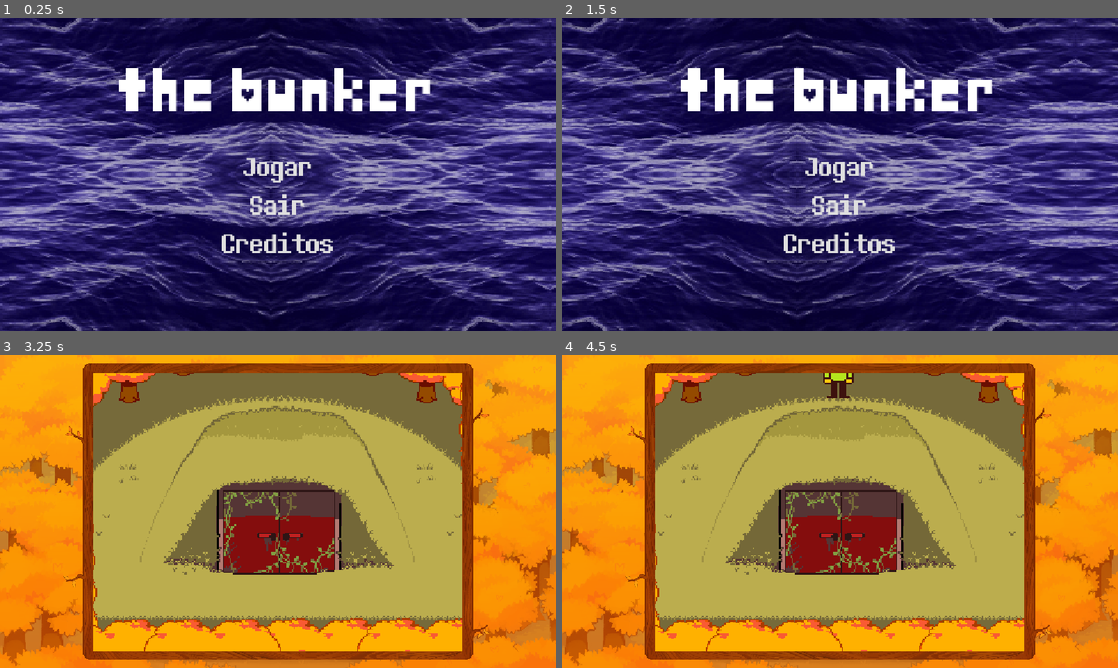
Above: before the commit, frames 1-4 (two rows, left to right).
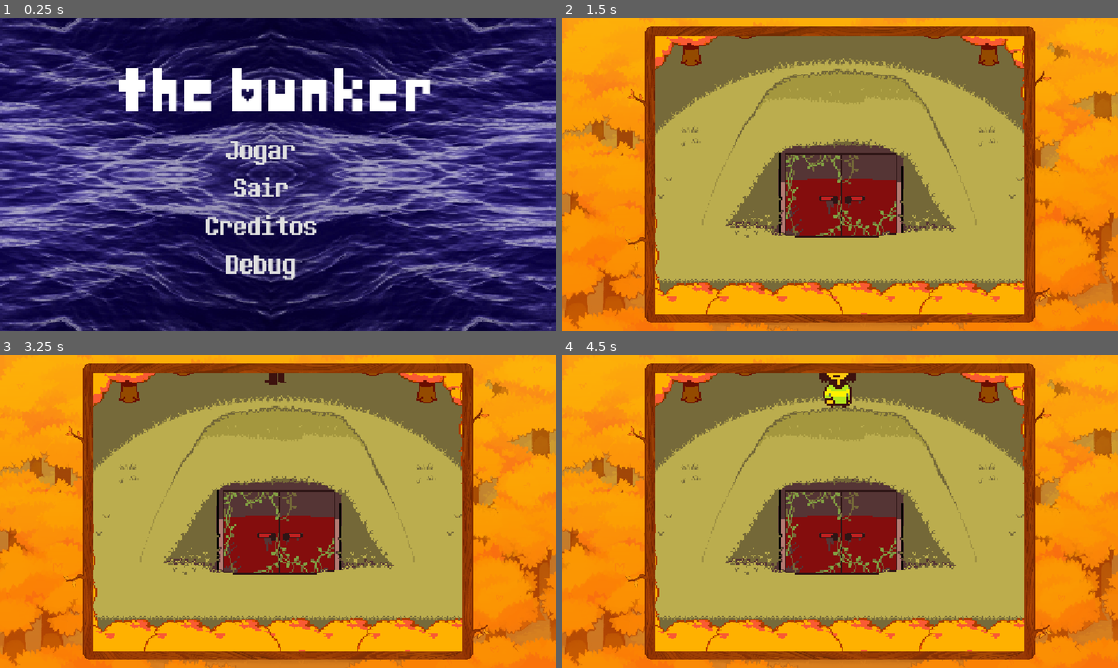
Above: after the commit, the same moments.

Repository: victorslx345/The-Bunker
Game: Godot game, scene res://cenas/menu.tscn
Two runs of this game, one before a commit and one after it. Both use one fixed random seed, a clock stepped at 60 frames per second and the inputs below.
Inputs (mouse positions are in pixels of both pictures, inside the frame that each line leads up to):
- Up to frame 1 (0.25 s): no input
- Up to frame 2 (1.5 s): click (823, 265) at 0.5 s, where only the run after the commit has a clickable "Debug"; click (678, 61) at 1.25 s, where only the run after the commit has a clickable "Bunker"
- Up to frame 3 (3.25 s): click (278, 505) at 2 s, where only the run before the commit has a clickable "Jogar"; tap Enter (ui_accept) at 2.75, 3.02 s; hold Right (ui_right) from 2.78 s (still down); tap Z (interagir) at 2.85 s
- Up to frame 4 (4.5 s): tap Z (interagir) at 3.6, 4.35 s; tap Enter (ui_accept) at 3.77 s; release Right (ui_right) at 4.28 s; hold Left (ui_left) from 4.28 s (still down)

The runs differ from the first frame. In frame 1, 3.0% of the frame differs, in the area x 37-60%, y 39-84%; in frame 2, 100%, in the area x 0-100%, y 0-100%; in frame 3, 0.1%; in frame 4, 0.5%.

Commit message:
v0.63
Adcionado botao DEBUG (apenas para o desinvolvimento) mudei a movimentação e adcionado cenario base da cena 'LAB_INICIAL'

Diff:
--- a/cenas/TRUE_LAB/lab_incial.tscn
+++ b/cenas/TRUE_LAB/lab_incial.tscn
@@ -2,6 +2,7 @@
 
 [ext_resource type="Script" uid="uid://blwohex3g1maq" path="res://scripts/detector.gd" id="1_40qwv"]
 [ext_resource type="Texture2D" uid="uid://d4ml7sgdduedw" path="res://assets/LAB/true_lab_shelt.png" id="1_tutdc"]
+[ext_resource type="PackedScene" uid="uid://to6yiogtkuft" path="res://cenas/nevoa.tscn" id="2_2wlug"]
 [ext_resource type="PackedScene" uid="uid://bbfuobu4kq02x" path="res://cenas/kris.tscn" id="2_cs80u"]
 
 [sub_resource type="StyleBoxFlat" id="StyleBoxFlat_eewm5"]
@@ -65,13 +66,21 @@
 size = Vector2(1137, 671)
 
 [sub_resource type="RectangleShape2D" id="RectangleShape2D_2hl1l"]
-size = Vector2(438, 422)
+size = Vector2(441, 423)
 
 [sub_resource type="RectangleShape2D" id="RectangleShape2D_aj4ri"]
 size = Vector2(1023, 176)
 
+[sub_resource type="RectangleShape2D" id="RectangleShape2D_sncfd"]
+size = Vector2(20, 491)
+
+[sub_resource type="RectangleShape2D" id="RectangleShape2D_cf16f"]
+size = Vector2(184, 341)
+
 [node name="lab_incial" type="Node2D" unique_id=590810613]
 script = ExtResource("1_40qwv")
+
+[node name="nevoa" parent="." unique_id=1502976648 instance=ExtResource("2_2wlug")]
 
 [node name="fundo" type="Panel" parent="." unique_id=619549407]
 offset_right = 3960.0
@@ -97,7 +106,7 @@
 limit_left = 0
 limit_top = 0
 limit_right = 1982
-limit_bottom = 840
+limit_bottom = 850
 
 [node name="Timer" type="Timer" parent="." unique_id=779130028]
 wait_time = 2.0
@@ -110,11 +119,23 @@
 shape = SubResource("RectangleShape2D_eewm5")
 
 [node name="parede2" type="CollisionShape2D" parent="paredes" unique_id=1706329916]
-position = Vector2(1542, 271)
+position = Vector2(1540.5, 271.5)
 shape = SubResource("RectangleShape2D_2hl1l")
 
 [node name="parede3" type="CollisionShape2D" parent="paredes" unique_id=2133368658]
 position = Vector2(1649.5, 931)
 shape = SubResource("RectangleShape2D_aj4ri")
 
+[node name="parede4" type="CollisionShape2D" parent="paredes" unique_id=1300821193]
+position = Vector2(-10, 235.5)
+shape = SubResource("RectangleShape2D_sncfd")
+
+[node name="teleporte" type="Area2D" parent="." unique_id=1497373276]
+
+[node name="hitbox" type="CollisionShape2D" parent="teleporte" unique_id=1541201426]
+position = Vector2(2057, 701.5)
+shape = SubResource("RectangleShape2D_cf16f")
+debug_color = Color(0.9330707, 0.26000133, 0, 0.41960785)
+
 [connection signal="timeout" from="Timer" to="." method="_on_timer_timeout"]
+[connection signal="body_entered" from="teleporte" to="." method="_on_teleporte_body_entered"]
--- a/cenas/breu.tscn
+++ b/cenas/breu.tscn
@@ -287,6 +287,10 @@
 wait_time = 3.0
 one_shot = true
 
+[node name="troca_cena" type="Timer" parent="." unique_id=731075780]
+wait_time = 3.0
+one_shot = true
+
 [connection signal="body_entered" from="brilho" to="." method="_on_brilho_body_entered"]
 [connection signal="body_entered" from="brilho" to="cenario/papeis" method="_on_brilho_body_entered"]
 [connection signal="body_exited" from="brilho" to="." method="_on_brilho_body_exited"]
@@ -296,3 +300,4 @@
 [connection signal="timeout" from="Timer2" to="cenario/papeis" method="_on_timer_2_timeout"]
 [connection signal="timeout" from="cair" to="." method="_on_cair_timeout"]
 [connection signal="timeout" from="cair" to="cenario/papeis" method="_on_cair_timeout"]
+[connection signal="timeout" from="troca_cena" to="." method="_on_troca_cena_timeout"]
--- /dev/null
+++ b/cenas/debug.tscn
@@ -0,0 +1,99 @@
+[gd_scene format=3 uid="uid://dw1mhxcm136d1"]
+
+[ext_resource type="Script" uid="uid://bcxcxfyay4wca" path="res://scripts/debug.gd" id="1_dkll0"]
+[ext_resource type="Script" uid="uid://cyw2mq7r4m8sq" path="res://scripts/parallax_background.gd" id="2_jgule"]
+[ext_resource type="Texture2D" uid="uid://d3gt5kms5v1wf" path="res://assets/shelter/PC _ Computer - Deltarune - Backgrounds - Depths.png" id="3_2teg6"]
+[ext_resource type="FontFile" uid="uid://c8mnp2eyqx8kk" path="res://fontes/determination.ttf" id="4_eeoj2"]
+[ext_resource type="AudioStream" uid="uid://bcoqpl38ewrcs" path="res://musicas/AUDIO_ANOTHERHIM.ogg" id="5_32men"]
+
+[sub_resource type="StyleBoxEmpty" id="StyleBoxEmpty_aj4ri"]
+
+[sub_resource type="StyleBoxFlat" id="StyleBoxFlat_cf16f"]
+bg_color = Color(0, 0, 0, 0.40392157)
+
+[sub_resource type="StyleBoxFlat" id="StyleBoxFlat_sncfd"]
+bg_color = Color(0, 0, 0, 0.15686275)
+
+[node name="debug" type="Control" unique_id=426771093]
+layout_mode = 3
+anchors_preset = 15
+anchor_right = 1.0
+anchor_bottom = 1.0
+grow_horizontal = 2
+grow_vertical = 2
+script = ExtResource("1_dkll0")
+
+[node name="ParallaxBackground" type="ParallaxBackground" parent="." unique_id=250972565]
+script = ExtResource("2_jgule")
+
+[node name="ParallaxLayer" type="ParallaxLayer" parent="ParallaxBackground" unique_id=1875197593]
+motion_scale = Vector2(0.3, 0.3)
+motion_mirroring = Vector2(1152, 0)
+
+[node name="fundo menu" type="Sprite2D" parent="ParallaxBackground/ParallaxLayer" unique_id=292806821]
+texture_filter = 1
+position = Vector2(576.00006, 324)
+scale = Vector2(3.657143, 2.722689)
+texture = ExtResource("3_2teg6")
+
+[node name="BoxContainer" type="BoxContainer" parent="." unique_id=175384694]
+layout_mode = 1
+anchors_preset = 8
+anchor_left = 0.5
+anchor_top = 0.5
+anchor_right = 0.5
+anchor_bottom = 0.5
+offset_left = -460.0
+offset_top = -269.0
+offset_right = -206.0
+offset_bottom = 274.0
+grow_horizontal = 2
+grow_vertical = 2
+
+[node name="botoes" type="VBoxContainer" parent="BoxContainer" unique_id=1825152990]
+layout_mode = 2
+theme_override_constants/separation = 12
+
+[node name="bunker" type="Button" parent="BoxContainer/botoes" unique_id=1278824027]
+texture_filter = 1
+layout_mode = 2
+theme_override_fonts/font = ExtResource("4_eeoj2")
+theme_override_font_sizes/font_size = 50
+theme_override_styles/normal = SubResource("StyleBoxEmpty_aj4ri")
+theme_override_styles/pressed = SubResource("StyleBoxFlat_cf16f")
+theme_override_styles/hover = SubResource("StyleBoxFlat_sncfd")
+text = "Bunker
+
+"
+
+[node name="Breu" type="Button" parent="BoxContainer/botoes" unique_id=1617865183]
+texture_filter = 1
+layout_mode = 2
+theme_override_fonts/font = ExtResource("4_eeoj2")
+theme_override_font_sizes/font_size = 50
+theme_override_styles/normal = SubResource("StyleBoxEmpty_aj4ri")
+theme_override_styles/pressed = SubResource("StyleBoxFlat_cf16f")
+theme_override_styles/hover = SubResource("StyleBoxFlat_sncfd")
+text = "Breu
+"
+
+[node name="Lab_Inicial" type="Button" parent="BoxContainer/botoes" unique_id=1795701489]
+texture_filter = 1
+layout_mode = 2
+theme_override_fonts/font = ExtResource("4_eeoj2")
+theme_override_font_sizes/font_size = 50
+theme_override_styles/normal = SubResource("StyleBoxEmpty_aj4ri")
+theme_override_styles/pressed = SubResource("StyleBoxFlat_cf16f")
+theme_override_styles/hover = SubResource("StyleBoxFlat_sncfd")
+text = "Lab_Inicial
+"
+
+[node name="musga" type="AudioStreamPlayer2D" parent="." unique_id=625237643]
+position = Vector2(565, 350)
+stream = ExtResource("5_32men")
+autoplay = true
+parameters/looping = true
+
+[connection signal="pressed" from="BoxContainer/botoes/bunker" to="." method="_on_bunker_pressed"]
+[connection signal="pressed" from="BoxContainer/botoes/Breu" to="." method="_on_breu_pressed"]
+[connection signal="pressed" from="BoxContainer/botoes/Lab_Inicial" to="." method="_on_lab_inicial_pressed"]
--- a/cenas/kris.tscn
+++ b/cenas/kris.tscn
@@ -430,7 +430,7 @@
 texture_filter = 1
 scale = Vector2(4, 4)
 sprite_frames = SubResource("SpriteFrames_eewm5")
-animation = &"up"
+animation = &"left"
 
 [node name="darkworld_idle" type="AnimatedSprite2D" parent="." unique_id=45392325]
 texture_filter = 1
--- a/cenas/menu.tscn
+++ b/cenas/menu.tscn
@@ -15,6 +15,8 @@
 
 [sub_resource type="StyleBoxFlat" id="StyleBoxFlat_sncfd"]
 bg_color = Color(0, 0, 0, 0.15686275)
+
+[sub_resource type="StyleBoxEmpty" id="StyleBoxEmpty_aj4ri"]
 
 [node name="Menu" type="Control" unique_id=426771093]
 layout_mode = 3
@@ -60,9 +62,9 @@
 anchor_top = 0.5
 anchor_right = 0.5
 anchor_bottom = 0.5
-offset_left = -116.5
+offset_left = -150.5
 offset_top = -46.0
-offset_right = 116.5
+offset_right = 550.0
 offset_bottom = 185.0
 grow_horizontal = 2
 grow_vertical = 2
@@ -102,6 +104,17 @@
 theme_override_styles/hover = SubResource("StyleBoxFlat_sncfd")
 text = "Creditos"
 
+[node name="Debug" type="Button" parent="BoxContainer/botoes" unique_id=1324428697]
+texture_filter = 1
+layout_mode = 2
+theme_override_fonts/font = ExtResource("5_nxpqr")
+theme_override_font_sizes/font_size = 50
+theme_override_styles/normal = SubResource("StyleBoxEmpty_aj4ri")
+theme_override_styles/pressed = SubResource("StyleBoxFlat_cf16f")
+theme_override_styles/hover = SubResource("StyleBoxFlat_sncfd")
+text = "Debug
+"
+
 [node name="musga" type="AudioStreamPlayer2D" parent="." unique_id=625237643]
 position = Vector2(565, 350)
 stream = ExtResource("6_nxpqr")
@@ -111,3 +124,4 @@
 [connection signal="pressed" from="BoxContainer/botoes/Jogar" to="." method="_on_jogar_pressed"]
 [connection signal="pressed" from="BoxContainer/botoes/Sair" to="." method="_on_sair_pressed"]
 [connection signal="pressed" from="BoxContainer/botoes/Creditos" to="." method="_on_creditos_pressed"]
+[connection signal="pressed" from="BoxContainer/botoes/Debug" to="." method="_on_debug_pressed"]
--- a/cenas/nevoa.tscn
+++ b/cenas/nevoa.tscn
@@ -1,7 +1,18 @@
 [gd_scene format=3 uid="uid://to6yiogtkuft"]
 
+[ext_resource type="Script" uid="uid://byvqsy7n28t8q" path="res://scripts/nevoa.gd" id="1_stl13"]
+[ext_resource type="Texture2D" uid="uid://cuh8nvt82q7qn" path="res://assets/LAB/true_lab_nevoa.png" id="2_u8orl"]
+
 [node name="nevoa" type="ParallaxBackground" unique_id=1502976648]
+layer = 0
+script = ExtResource("1_stl13")
 
 [node name="sprite_paralax" type="ParallaxLayer" parent="." unique_id=485662173]
+position = Vector2(5, 2)
+motion_mirroring = Vector2(1856, 1024)
 
 [node name="sprite" type="Sprite2D" parent="sprite_paralax" unique_id=134358010]
+modulate = Color(1, 1, 1, 0.41568628)
+position = Vector2(576, 324)
+scale = Vector2(4, 4)
+texture = ExtResource("2_u8orl")
--- a/scripts/breu.gd
+++ b/scripts/breu.gd
@@ -53,6 +53,7 @@
 	await $kris/fall.finished
 	$kris/impacto.play()
 	$kris/idle.visible = false
+	$troca_cena.start()
 
 
 
@@ -60,3 +61,7 @@
 func _on_brilho_body_exited(body: Node2D) -> void:
 	flag = false
 	print(flag)
+
+
+func _on_troca_cena_timeout() -> void:
+	get_tree().change_scene_to_file("res://cenas/TRUE_LAB/lab_incial.tscn")
--- /dev/null
+++ b/scripts/debug.gd
@@ -0,0 +1,24 @@
+extends Control
+
+func troca_cena(cena):
+	get_tree().change_scene_to_file(cena)
+# Called when the node enters the scene tree for the first time.
+func _ready() -> void:
+	pass # Replace with function body.
+
+
+# Called every frame. 'delta' is the elapsed time since the previous frame.
+func _process(delta: float) -> void:
+	pass
+
+
+func _on_bunker_pressed() -> void:
+	troca_cena("res://cenas/bunker.tscn")
+
+
+func _on_breu_pressed() -> void:
+	troca_cena("res://cenas/breu.tscn")
+
+
+func _on_lab_inicial_pressed() -> void:
+	troca_cena("res://cenas/TRUE_LAB/lab_incial.tscn")
--- a/scripts/detector.gd
+++ b/scripts/detector.gd
@@ -29,3 +29,8 @@
 	$kris/darkworld_idle.frame = 1
 	levanta += 1
 	$Timer.one_shot = true
+
+
+func _on_teleporte_body_entered(body: Node2D) -> void:
+	pass
+	#get_tree().change_scene_to_file()
--- a/scripts/idle.gd
+++ b/scripts/idle.gd
@@ -11,9 +11,9 @@
 	if $"..".mover == true:
 		if Input.is_action_pressed('ui_down'):
 			play("default")
-		if Input.is_action_pressed('ui_up'):
+		elif Input.is_action_pressed('ui_up'):
 			play("cima")
-		if Input.is_action_pressed('ui_right'):
+		elif Input.is_action_pressed('ui_right'):
 			play("direita")
-		if Input.is_action_pressed('ui_left'):
+		elif Input.is_action_pressed('ui_left'):
 			play("esquerda")
--- a/scripts/kris.gd
+++ b/scripts/kris.gd
@@ -1,7 +1,7 @@
 extends CharacterBody2D
 
 @export var mover = true
-const SPEED = 200.0
+@export var SPEED = 200.0
 @export var darkworld = false
 func _ready() -> void:
 	pass
@@ -22,19 +22,19 @@
 			$idle.visible = false
 			$kris_sprites.visible = true
 			$kris_sprites.play("andadno_cima")
-		if Input.is_action_pressed('ui_down'):
+		elif Input.is_action_pressed('ui_down'):
 			velocity.y = SPEED
 			$kris_sprites.play("default")
 			$kris_sprites.flip_h = false
 			$idle.visible = false
 			$kris_sprites.visible = true
-		if Input.is_action_pressed('ui_right'):
+		elif Input.is_action_pressed('ui_right'):
 			velocity.x = SPEED
 			$kris_sprites.play("andando_lado")
 			$kris_sprites.flip_h = false
 			$idle.visible = false
 			$kris_sprites.visible = true
-		if Input.is_action_pressed('ui_left'):
+		elif Input.is_action_pressed('ui_left'):
 			velocity.x = -1*SPEED
 			$kris_sprites.play("andando_lado")
 			$kris_sprites.flip_h = true
@@ -71,8 +71,8 @@
 			$darkworld.visible = true
 		if Input.is_action_pressed('ui_left'):
 			velocity.x = -1*SPEED
-			$darkworld.play("right")
-			$darkworld.flip_h = true
+			$darkworld.play("left")
+			$darkworld.flip_h = false
 			$darkworld_idle.visible = false
 			$darkworld.visible = true
 	move_and_slide()
--- a/scripts/menu.gd
+++ b/scripts/menu.gd
@@ -19,3 +19,8 @@
 
 func _on_creditos_pressed() -> void:
 	pass
+
+
+
+func _on_debug_pressed() -> void:
+	troca_cena("res://cenas/debug.tscn")
--- /dev/null
+++ b/scripts/nevoa.gd
@@ -0,0 +1,12 @@
+extends ParallaxBackground
+
+@export var velocidade = 50
+# Called when the node enters the scene tree for the first time.
+func _ready() -> void:
+	pass # Replace with function body.
+
+
+# Called every frame. 'delta' is the elapsed time since the previous frame.
+func _process(delta: float) -> void:
+	scroll_base_offset.x -= velocidade * delta
+	scroll_base_offset.y -= (velocidade/2) * delta
Binary file added: assets/LAB/true_lab_nevoa.png
Not shown, added: assets/LAB/true_lab_nevoa.png.import
Not shown, added: scripts/debug.gd.uid
Not shown, added: scripts/nevoa.gd.uid
